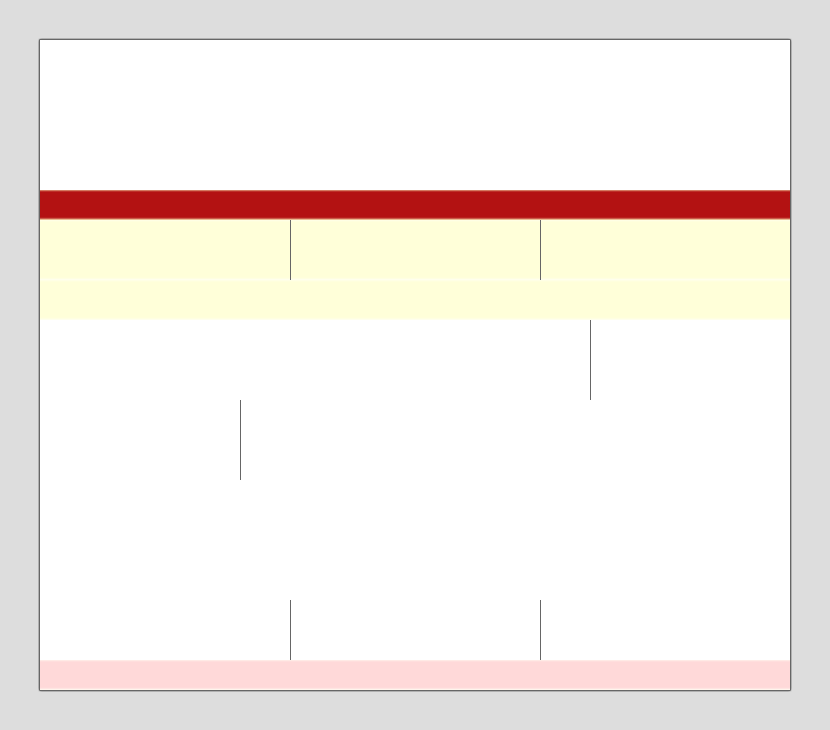
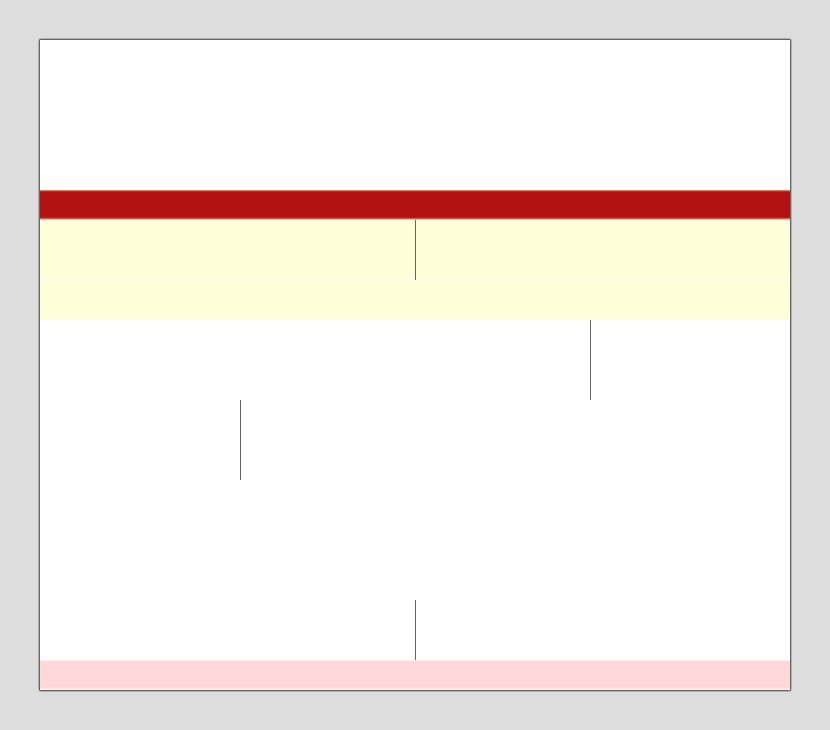
Layers edited between the first and the second 830x730 image:
painted on "stroke" over [left=290, top=220, right=541, bottom=660]
